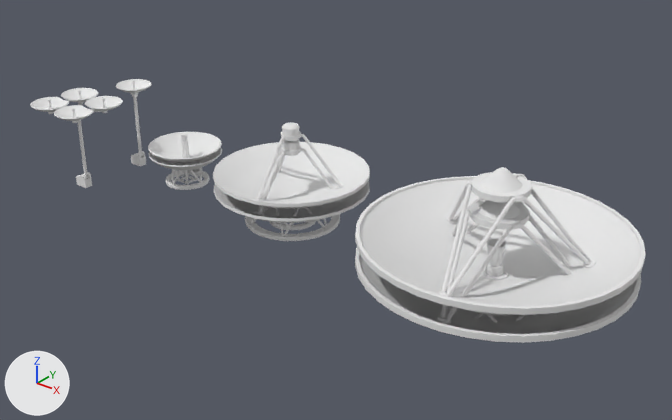
What one commit did to the Blender file Assets/CineboxAndrew/Communication/restock-relays-1.blend.
One viewpoint serves both versions: a camera (50 mm lens) standing at (10.32, -8.24, 5.46) and looking at (3.74, -0.01, 0.36). Lighting does not change. The marker at lower left points along +X, +Y and +Z.

Objects in the first picture: 'dish big', 'dish big.001', 'dish medium', 'dish medium.001', 'dish small .625', 'dish small truss', 'dish.001'.
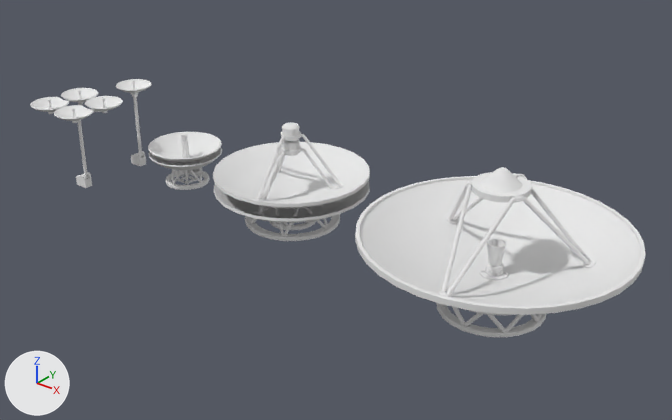
Location of each change, (x1, y1, x2, y2) in pixels of the pictures (672 x 420 px):
'dish big.001', hidden
    before: (355, 199, 641, 343)

The change, as a diff of the scene's bpy script:
```diff
--- a/Assets/CineboxAndrew/Communication/restock-relays-1.blend.py
+++ b/Assets/CineboxAndrew/Communication/restock-relays-1.blend.py
@@ ob_dish_big_001 @@
 ob_dish_big_001.location = (6.0, 0.0, 0.04)
+ob_dish_big_001.hide_viewport = True
```
